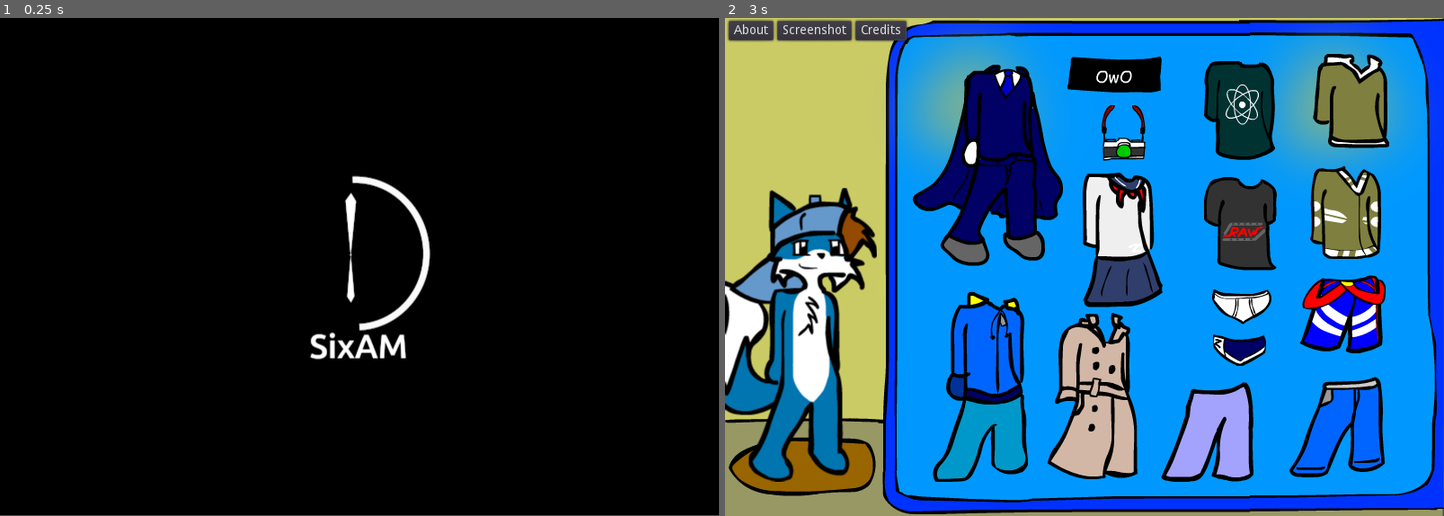
Above: before the commit, frames 1-2 (left to right).
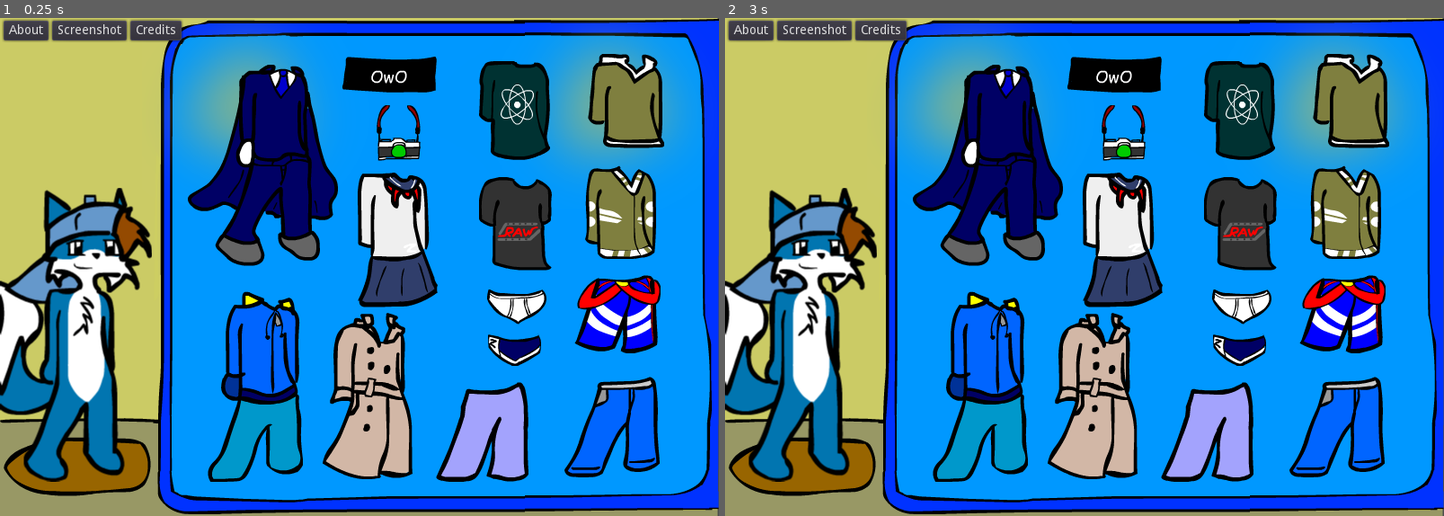
Above: after the commit, the same moments.

Repository: tonytins/dressupzack
Game: Godot game, scene res://MainScreen.tscn
Same seed, same stepped clock (60 frames per second), same inputs: the game is played once before the commit and once after it. Before the commit the project starts from res://Splash.tscn.
Inputs (mouse positions are in pixels of both pictures, inside the frame that each line leads up to):
- Up to frame 1 (0.25 s): no input
- Up to frame 2 (3 s): click (1242, 306) at 0.52 s; click (1242, 351) at 1.27 s; click (1336, 426) at 2.02 s; click (1343, 316) at 2.77 s

The runs differ from the first frame. In frame 1, 89% of the frame differs, in the area x 0-100%, y 0-100%; in frame 2, nothing differs.

Commit message:
Replaced SixAM splash screen for logo in credits window
- Renamed drag.gd to ItemDrag.gd

Diff:
--- a/Clothes.tscn
+++ b/Clothes.tscn
@@ -1,7 +1,7 @@
 [gd_scene load_steps=17 format=2]
 
 [ext_resource path="res://assets/briefs.png" type="Texture" id=1]
-[ext_resource path="res://src/drag.gd" type="Script" id=2]
+[ext_resource path="res://src/ItemDrag.gd" type="Script" id=2]
 [ext_resource path="res://assets/undies.png" type="Texture" id=3]
 [ext_resource path="res://assets/jeans.png" type="Texture" id=4]
 [ext_resource path="res://assets/dj shorts.png" type="Texture" id=5]
--- a/Splash.tscn
+++ /dev/null
@@ -1,23 +0,0 @@
-[gd_scene load_steps=3 format=2]
-
-[ext_resource path="res://src/Splash.gd" type="Script" id=1]
-[ext_resource path="res://assets/sixam_splash.png" type="Texture" id=2]
-
-[node name="Splash" type="Node" index="0"]
-
-script = ExtResource( 1 )
-
-[node name="Sixam" type="Sprite" parent="." index="0"]
-
-position = Vector2( 399.784, 275.576 )
-texture = ExtResource( 2 )
-_sections_unfolded = [ "Offset" ]
-
-[node name="Timer" type="Timer" parent="." index="1"]
-
-process_mode = 1
-wait_time = 3.0
-one_shot = true
-autostart = true
-
-[connection signal="timeout" from="Timer" to="." method="_on_Timer_timeout"]
--- a/project.godot
+++ b/project.godot
@@ -11,7 +11,7 @@
 [application]
 
 config/name="Zack's Dress Up 1½"
-run/main_scene="res://Splash.tscn"
+run/main_scene="res://MainScreen.tscn"
 boot_splash/image="res://assets/game splash.png"
 config/icon="res://icon.png"
 
--- a/windows/Credits.tscn
+++ b/windows/Credits.tscn
@@ -7,12 +7,16 @@
 [node name="WindowControl" parent="." index="0" instance=ExtResource( 1 )]
 
 toolbar_title = "Credits"
-content_text = "[center]Created by Anthony Wilcox
+content_text = "[center]Created by
+Anthony Wilcox
 
 Clothing inspired by
 Megawolf77
 Canon Rhode
 
+##########################
+
+[img]assets/sixam_logo_200px.png[/img]
 SixAM is a brand by Anthony Wilcox.
 [/center]"
 content_height = 217
Binary file added: assets/sixam_logo_200px.png
Not shown, changed: assets/sixam_logo_200px.png.import
Binary file removed: assets/sixam_splash.png
Renamed: src/drag.gd -> src/ItemDrag.gd
